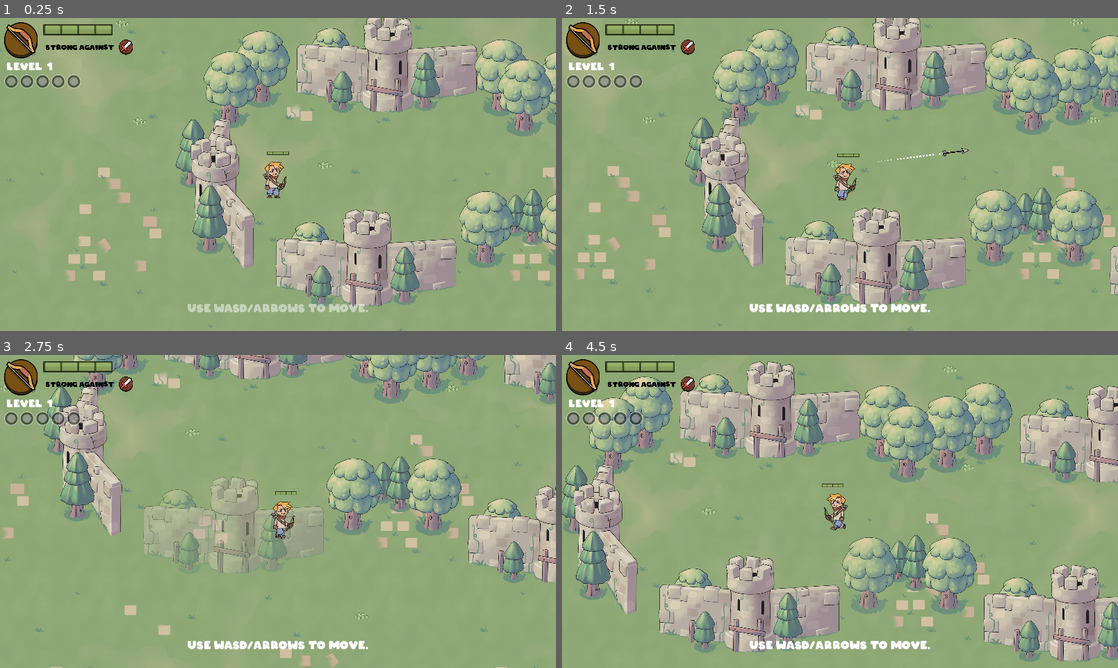
Above: before the commit, frames 1-4 (two rows, left to right).
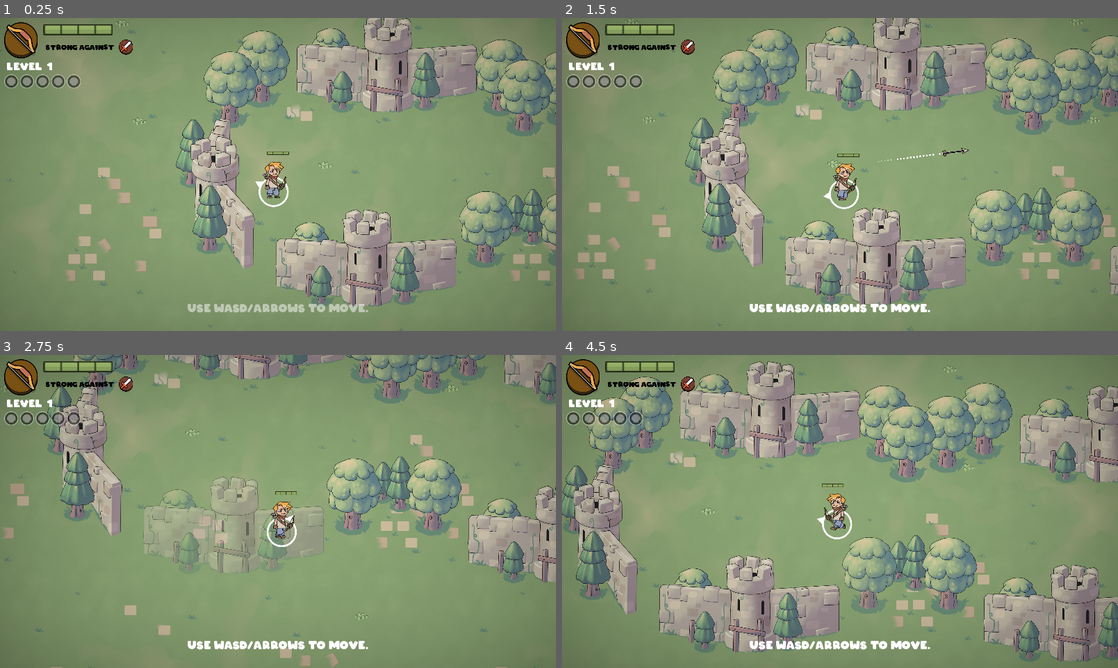
Above: after the commit, the same moments.

Repository: marcelo-souzaf/GTMK-Platypus
Game: Godot game, scene res://scenes/Game.tscn
Same seed, same stepped clock (60 frames per second), same inputs: the game is played once before the commit and once after it.
Inputs (mouse positions are in pixels of both pictures, inside the frame that each line leads up to):
- Up to frame 1 (0.25 s): no input
- Up to frame 2 (1.5 s): tap Enter at 0.5 s; move the mouse to (962, 158) at 0.52 s; hold D (move_right) 0.53-1.28 s; click (962, 158) at 0.6 s; move the mouse to (728, 190) at 1.27 s; hold S (move_down) from 1.28 s (still down); click (728, 190) at 1.35 s
- Up to frame 3 (2.75 s): move the mouse to (333, 442) at 2.02 s; release S (move_down) at 2.03 s; hold D (move_right) from 2.03 s (still down); click (333, 442) at 2.1 s
- Up to frame 4 (4.5 s): move the mouse to (812, 574) at 2.77 s; release D (move_right) at 2.78 s; hold W (move_up) 2.78-3.53 s; click (812, 574) at 2.85 s; move the mouse to (1006, 558) at 3.52 s; hold A (move_left) from 3.53 s (still down); click (1006, 558) at 3.6 s; move the mouse to (673, 464) at 4.27 s; click (673, 464) at 4.35 s

The runs differ from the first frame. In frame 1, 31% of the frame differs, in the area x 0-100%, y 0-100%; in frame 2, 31%; in frame 3, 30%; in frame 4, 32%.

Commit message:
Aiming circle and vignette

Diff:
--- a/resources/vignette.tres
+++ b/resources/vignette.tres
@@ -1,22 +1,32 @@
 [gd_resource type="ShaderMaterial" load_steps=2 format=2]
 
 [sub_resource type="Shader" id=12]
-code = "// Source: https://github.com/TechnoLukas/Godot4_VignetteShader/
+code = "// Source: https://godotshaders.com/shader/color-vignetting/
 
 shader_type canvas_item;
-uniform float size;
 
-void fragment() {
+uniform float vignette_intensity: hint_range(0.0, 10.0) = 0.5;
+uniform float vignette_opacity : hint_range(0.0, 1.0) = 0.05;
+uniform vec4 vignette_rgb : hint_color = vec4(0.0, 0.0, 0.0, 1.0);
 
-	vec2 uv = UV;
-	vec2 suv = abs(uv * 2.0 - 1.0);
-	vec4 col = texture(TEXTURE, uv);
-	vec2 u = vec2(size / (1.0 / TEXTURE_PIXEL_SIZE));
-	u = smoothstep(vec2(0), u, 1.0 - suv);
+float vignette(vec2 uv) {
+	uv *= 1.0 - uv.xy;
+	float vignette = uv.x * uv.y * 15.0;
+	return pow(vignette, vignette_intensity * vignette_opacity);
+}
 
-	COLOR = col * u.x * u.y;
+void fragment(){
+	vec4 color = texture(SCREEN_TEXTURE, SCREEN_UV);
+	vec4 text = texture(TEXTURE, UV);
+
+	text.rgba *= (vignette_rgb.rgba);
+	text.rgba *= (1.0 - vignette(UV));
+
+	COLOR = vec4((text.rgb) * color.rgb, text.a);
 }"
 
 [resource]
 shader = SubResource( 12 )
-shader_param/size = 100.0
+shader_param/vignette_intensity = 1.0
+shader_param/vignette_opacity = 0.25
+shader_param/vignette_rgb = Color( 0, 0, 0, 1 )
--- a/scenes/Player.tscn
+++ b/scenes/Player.tscn
@@ -1,15 +1,9 @@
-[gd_scene load_steps=5 format=2]
+[gd_scene load_steps=6 format=2]
 
 [ext_resource path="res://scripts/player.gd" type="Script" id=1]
-[ext_resource path="res://assets/characters/swordsman.png" type="Texture" id=2]
-
-[sub_resource type="SpriteFrames" id=1]
-animations = [ {
-"frames": [ ExtResource( 2 ) ],
-"loop": true,
-"name": "default",
-"speed": 5.0
-} ]
+[ext_resource path="res://resources/animations/Swordsman.tres" type="SpriteFrames" id=2]
+[ext_resource path="res://resources/vignette.tres" type="Material" id=3]
+[ext_resource path="res://assets/characters/circle.png" type="Texture" id=4]
 
 [sub_resource type="CapsuleShape2D" id=2]
 radius = 38.0
@@ -20,8 +14,17 @@
 collision_mask = 3
 script = ExtResource( 1 )
 
+[node name="Vignette" type="ColorRect" parent="."]
+material = ExtResource( 3 )
+margin_left = -1700.0
+margin_top = -1000.0
+margin_right = 1700.0
+margin_bottom = 1000.0
+mouse_filter = 2
+
 [node name="Camera2D" type="Camera2D" parent="."]
 pause_mode = 2
+material = ExtResource( 3 )
 current = true
 zoom = Vector2( 2, 2 )
 process_mode = 0
@@ -29,12 +32,19 @@
 smoothing_speed = 10.0
 
 [node name="AnimatedSprite" type="AnimatedSprite" parent="."]
-frames = SubResource( 1 )
+frames = ExtResource( 2 )
+frame = 1
 playing = true
 
 [node name="CollisionShape2D" type="CollisionShape2D" parent="."]
 position = Vector2( 0, 16 )
 shape = SubResource( 2 )
+
+[node name="Circle" type="Sprite" parent="."]
+show_behind_parent = true
+position = Vector2( -20, 80 )
+scale = Vector2( 0.75, 0.75 )
+texture = ExtResource( 4 )
 
 [node name="CooldownTimer" type="Timer" parent="."]
 one_shot = true
--- a/scenes/menu.tscn
+++ b/scenes/menu.tscn
@@ -173,12 +173,14 @@
 [node name="Control" type="Control"]
 anchor_right = 1.0
 anchor_bottom = 1.0
+mouse_filter = 2
 theme = ExtResource( 4 )
 script = ExtResource( 5 )
 
 [node name="Background" type="TextureRect" parent="."]
 anchor_right = 1.0
 anchor_bottom = 1.0
+mouse_filter = 2
 texture = ExtResource( 6 )
 expand = true
 
@@ -191,6 +193,7 @@
 margin_top = -188.0
 margin_right = -100.0
 margin_bottom = -72.0
+mouse_filter = 2
 __meta__ = {
 "_edit_group_": true
 }
@@ -249,7 +252,6 @@
 margin_top = -25.5
 margin_right = 23.5
 margin_bottom = 25.5
-mouse_filter = 2
 texture = ExtResource( 3 )
 expand = true
 stretch_mode = 6
@@ -259,5 +261,7 @@
 anims/RESET = SubResource( 1 )
 anims/splash = SubResource( 2 )
 
+[connection signal="mouse_entered" from="VBoxContainer/PlayButton" to="." method="_on_button_hovered"]
 [connection signal="pressed" from="VBoxContainer/PlayButton" to="." method="_on_PlayButton_pressed"]
+[connection signal="mouse_entered" from="VBoxContainer/AboutButton" to="." method="_on_button_hovered"]
 [connection signal="pressed" from="VBoxContainer/AboutButton" to="." method="_on_AboutButton_pressed"]
--- a/scenes/music.tscn
+++ b/scenes/music.tscn
@@ -7,6 +7,11 @@
 [ext_resource path="res://scripts/music.gd" type="Script" id=5]
 [ext_resource path="res://assets/sfx/upgrade.mp3" type="AudioStream" id=6]
 [ext_resource path="res://assets/sfx/hover.mp3" type="AudioStream" id=7]
+[ext_resource path="res://assets/sfx/click.mp3" type="AudioStream" id=8]
+[ext_resource path="res://assets/sfx/attackA.mp3" type="AudioStream" id=10]
+[ext_resource path="res://assets/sfx/attackM.mp3" type="AudioStream" id=11]
+[ext_resource path="res://assets/sfx/attackS.mp3" type="AudioStream" id=12]
+[ext_resource path="res://assets/sfx/attackS_hit.mp3" type="AudioStream" id=13]
 
 [node name="Node" type="Node"]
 pause_mode = 2
@@ -34,6 +39,7 @@
 stream = ExtResource( 7 )
 
 [node name="Click" type="AudioStreamPlayer" parent="Effects"]
+stream = ExtResource( 8 )
 
 [node name="Upgrade" type="AudioStreamPlayer" parent="Effects"]
 stream = ExtResource( 6 )
@@ -41,9 +47,13 @@
 [node name="Attacks" type="Node" parent="."]
 
 [node name="AttackS" type="AudioStreamPlayer" parent="Attacks"]
+stream = ExtResource( 12 )
 
 [node name="AttackA" type="AudioStreamPlayer" parent="Attacks"]
+stream = ExtResource( 10 )
 
 [node name="AttackM" type="AudioStreamPlayer" parent="Attacks"]
+stream = ExtResource( 11 )
 
 [node name="AttackSHit" type="AudioStreamPlayer" parent="Attacks"]
+stream = ExtResource( 13 )
--- a/scripts/Menu.gd
+++ b/scripts/Menu.gd
@@ -7,7 +7,10 @@
 	# Open link to GitHub
 	OS.shell_open("https://github.com/marcelo-souzaf/Intrinity")
 
-func _input(event):
+func _on_button_hovered():
+	Music.hover()
+
+func _unhandled_input(event):
 	if event is InputEventMouseButton:
 		if event.button_index == BUTTON_LEFT and event.pressed:
 			Music.click()
--- a/scripts/classes.gd
+++ b/scripts/classes.gd
@@ -65,6 +65,12 @@
 	preload("res://assets/life_bars/M_HP_Back.png"),
 ]
 
+const colors = [
+	Color(0.87, 0.36, 0.21),
+	Color(0.58, 0.69, 0.4),
+	Color(0.46, 0.29, 0.51)
+]
+
 const acceleration = [800, 800, 800, 100]
 const damage = [50, 20, 40, 10]
 const max_speed = [300, 250, 200, 250]
--- a/scripts/entity.gd
+++ b/scripts/entity.gd
@@ -45,7 +45,6 @@
 
 func update_appearance():
 	self.sprite.frames = Classes.animations[class_]
-	# self.sprite.play("idle")
 
 func create_health_bar():
 	var health_bar_inst = Game.health_bar_scene.instance()
--- a/scripts/game.gd
+++ b/scripts/game.gd
@@ -92,7 +92,7 @@
 	if score >= kills_to_level_up:
 		score = 0
 		player_level += 1
-		kills_to_level_up = int(clamp(5, 10, kills_to_level_up + 1))
+		kills_to_level_up = int(clamp(3 + total_kill_count / 5, 5, 10))
 		show_upgrades()
 		ui.update_skulls()
 
--- a/scripts/player.gd
+++ b/scripts/player.gd
@@ -1,5 +1,7 @@
 extends "./entity.gd"
 class_name Player
+
+onready var circle = $Circle
 
 func _ready():
 	Game.init(self, get_parent().get_parent())
@@ -10,11 +12,12 @@
 
 func _physics_process(delta):
 	# Attack
+	var direction := get_global_mouse_position() - position
 	if Input.is_action_just_pressed("attack") and cooldown.is_stopped():
-		var direction = get_global_mouse_position() - position
 		self.attack(direction)
 		sprite.animation = "attack"
 
+	circle.rotation = direction.angle()
 	# Movement
 	var moving := false
 	if Input.is_action_pressed("move_up"):
@@ -31,6 +34,8 @@
 		sprite.flip_h = false
 		lin_speed.x += acceleration * delta
 		moving = true
+
+	circle.position.x = -20 + 40 * int(sprite.flip_h)
 	# Deaccelerate
 	if not moving:
 		if sprite.animation == "attack":
@@ -51,6 +56,10 @@
 	.update_stats()
 	Game.ui.update_stats(self.class_)
 
+func update_apperance():
+	.update_apperance()
+	$Circle.modulate = Classes.colors[class_]
+
 func take_damage(amount: int, attacker_class: int):
 	if not $Invulnerability.is_stopped():
 		return
@@ -65,7 +74,6 @@
 func _on_Invulnerability_timeout():
 	sprite.material = null
 
-
 func _on_AnimatedSprite_animation_finished():
 	if sprite.animation == "attack":
 		sprite.animation = "default"
Binary file added: assets/characters/circle.png
Not shown, added: assets/characters/circle.png.import
Not shown, changed: assets/sfx/attackA.mp3.import
Not shown, changed: assets/sfx/attackM.mp3.import
Not shown, changed: assets/sfx/attackS.mp3.import
Not shown, changed: assets/sfx/attackS_hit.mp3.import
Not shown, changed: assets/sfx/click.mp3.import
Not shown, changed: assets/sfx/hover.mp3.import
Not shown, changed: assets/sfx/upgrade.mp3.import
Not shown: 1 places in scenes/music.tscn that only renumber resources
Not shown, changed: README.md
